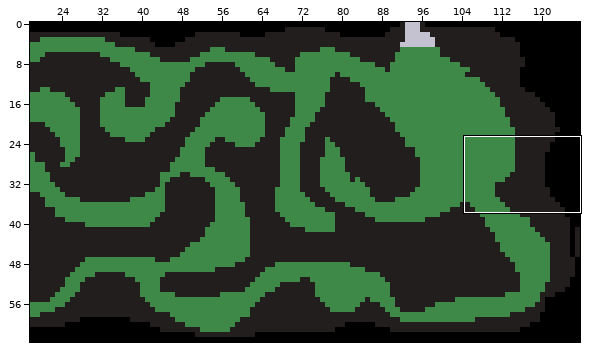
LDtk project, stored at assets/level.ldtk. Above: a wide view before the commit, with the close-up outlined.
Close-up. Before:
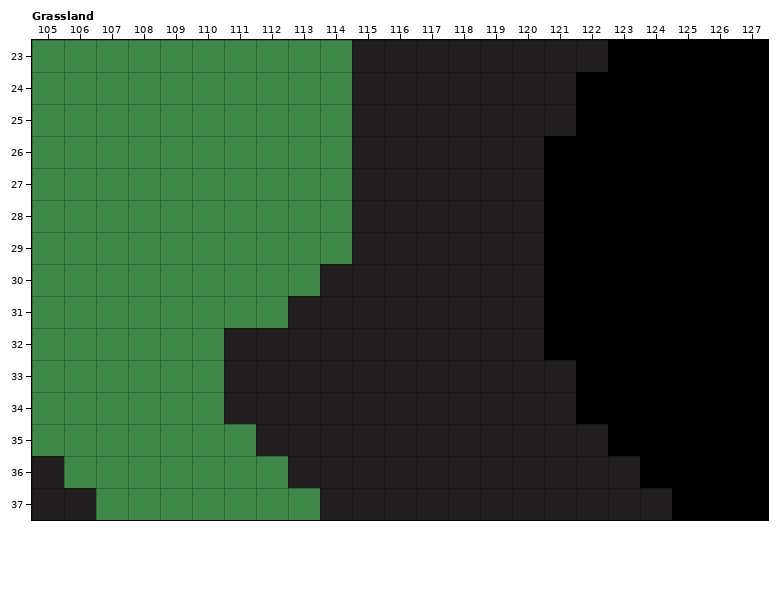
Cells are 16x16 px. Shown: Grassland x 105..127, y 23..37. The commit also changed other parts of the map, which this record leaves out.
Now the later version:
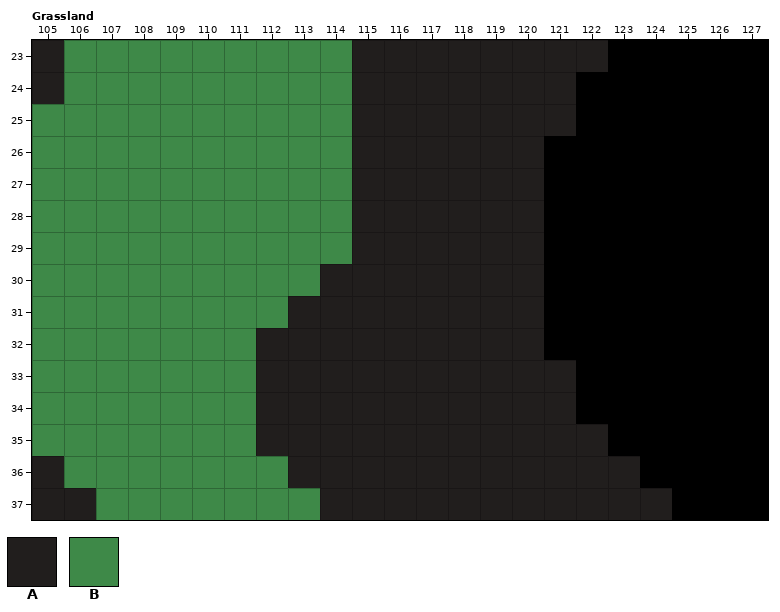
Key: from "Tiles": A 3 "Wall", B 5 "Grassland".
_ is an empty cell.
From old to new:
Layer "Tiles":
Tile B becomes tile A in rows 23 to 24 at x 105.
Tile A becomes tile B in rows 32 to 34 at x 111.
